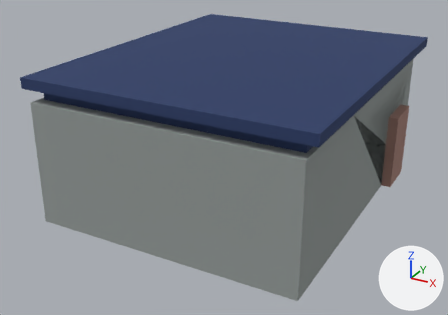
Two versions of the FBX model Assets/Meshes/World/Objects/TPCS_Store_004_V1.fbx, one commit apart.
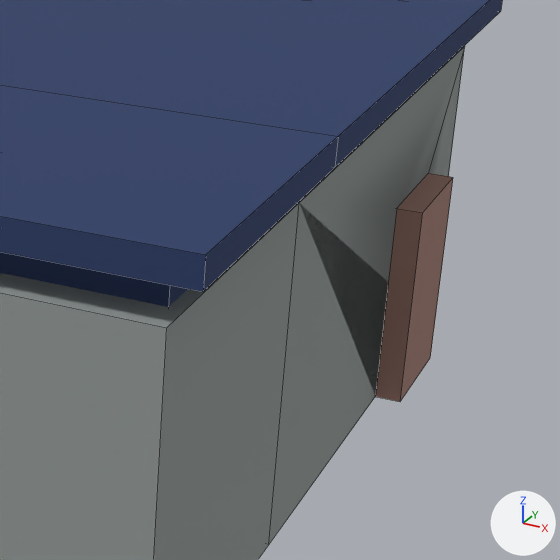
There are two pictures of each version: one whole from a camera (50 mm lens) standing at (15.99, -23.12, 6.81) and looking at (9.47, -11.27, 0.88), one close up on the part from 55% to 100% of the width and 13% to 78% of the height. The lights are fixed; the arrows at lower right show +X, +Y and +Z. The close-ups show mesh edges as thin lines. Where no turn or scale is listed for an object, it has been applied to the vertices.

The scene before the commit, as lines of its bpy script (objects in view):
```python
me_cube_152 = bpy.data.meshes.new('Cube.152')
me_cube_152.from_pydata(...)  # 130 vertices, 97 faces; spans x -3.13..3.23, y -3.81..3.81, z -3.16..0.12
# faces by material slot: [22, 12, 33, 12, 18]
me_cube_152.materials.append(mat_material_022)  # dark blue #2c3d68
me_cube_152.materials.append(mat_material_026)  # picture img_door_store__004_png
me_cube_152.materials.append(mat_material_003)  # grey #959c9a
me_cube_152.materials.append(mat_material_025)  # picture img_window_store__004_png
me_cube_152.materials.append(mat_material_028)  # beige #a27d72
ob_strore_1_029 = bpy.data.objects.new('strore_1.029', me_cube_152)
ob_strore_1_029.location = (9.733, -10.721, 3.161)
```
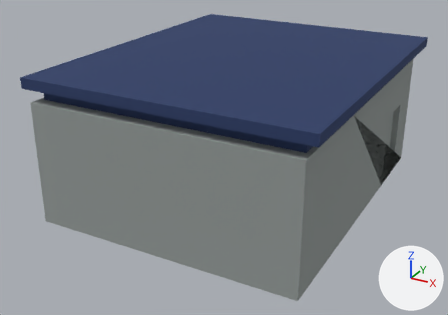
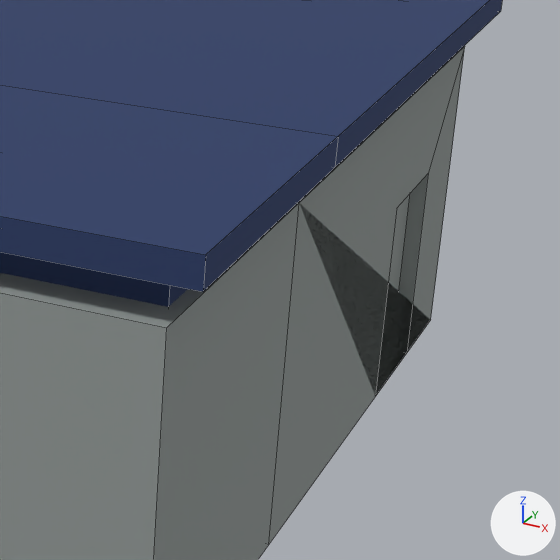
The newer file is also turned or shifted as a whole; pictures and numbers use the older file's frame.

Boxes [x1, y1, x2, y2] around the edits, measured in the close-ups (560 x 560 px; the box of a moved part takes in the faces that stretch with it):
part 1 of me_cube_152, deleted (brown): before [375, 173, 453, 402]
part 2 of me_cube_152, moved or reshaped: [0, 0, 502, 307] in both

The edits, one by one:
me_cube_152 is used by ob_strore_1_029; location (9.733, -10.721, 3.161).
me_cube_152 had 130 vertices, 97 faces and spanned x -3.13..3.23, y -3.81..3.81, z -3.16..0.12.
me_cube_152 now has 122 vertices, 91 faces and spans x -3.13..3.23, y -3.81..3.81, z -3.16..0.12.
me_cube_152 part 1: the loose piece of 8 vertices spanning x 2.86..3.22, y 1.59..2.65, z -3.16..-1.37 is deleted.
Part 2, on me_cube_152:
50 faces are deleted.
22 new faces join them, mat_material_022 (dark blue #2c3d68).
12 new faces join them, mat_material_026 (picture img_door_store__004_png).
4 new faces join them, mat_material_003 (grey #959c9a).
12 new faces join them, mat_material_028 (beige #a27d72).
